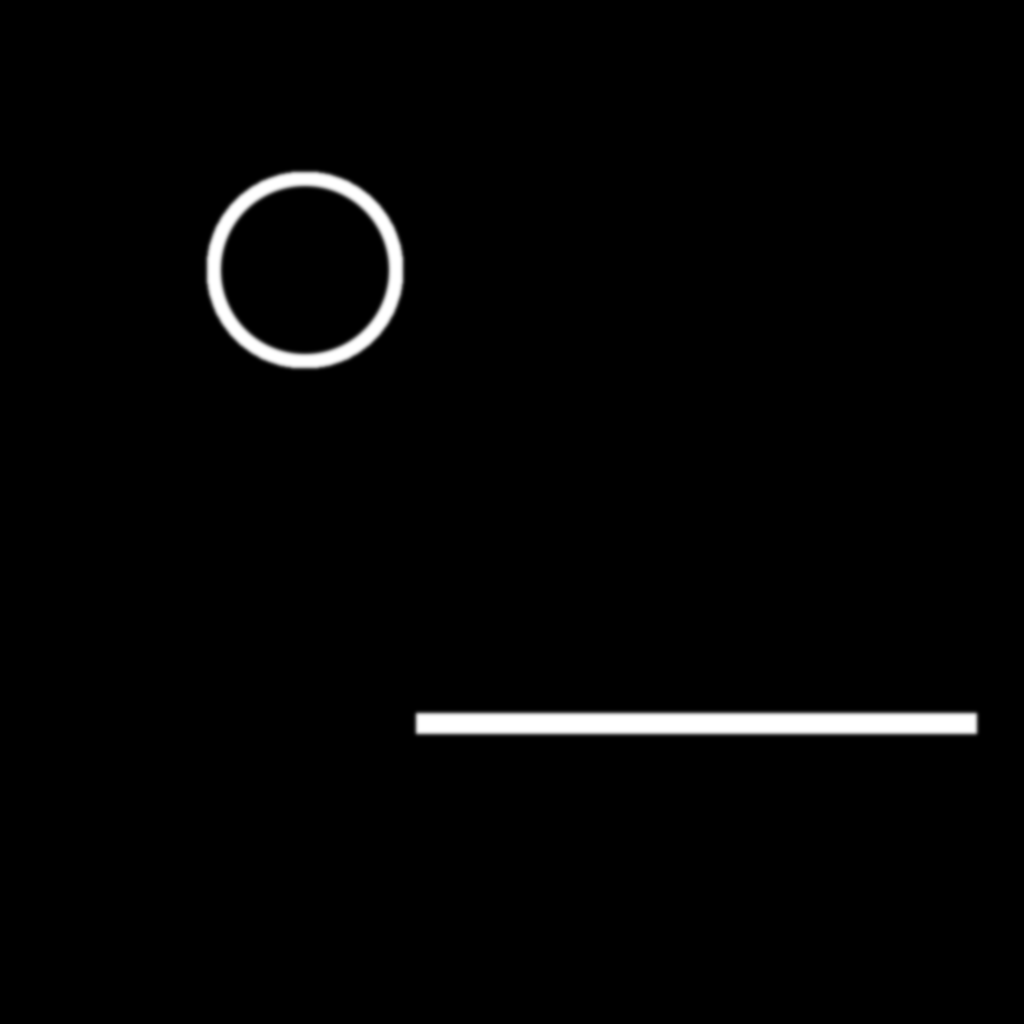
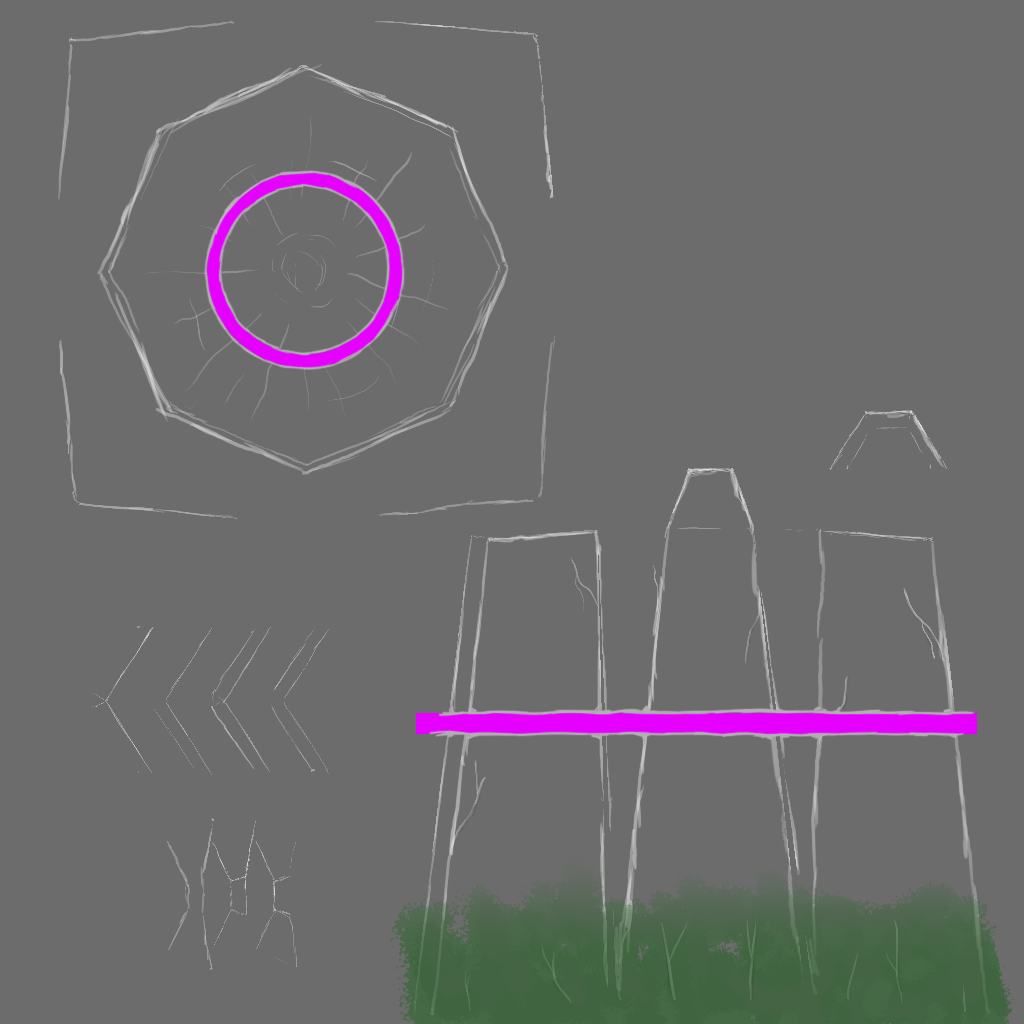
Layered file, before and after one edit (1024×1024). Changes by layer:
showed "Layer 6" over [454, 570, 944, 1003]
showed "Layer 5" over [204, 170, 975, 746]
hid "Layer 4 copy" over [202, 167, 982, 739]
added layer "Layer 9" above "Layer 8" over [207, 172, 977, 734]
showed "Layer 2" over [389, 902, 1015, 1024]
showed "Layer 1" over [0, 0, 1024, 1024]
hid "Layer 7" over [0, 0, 1024, 1024]
